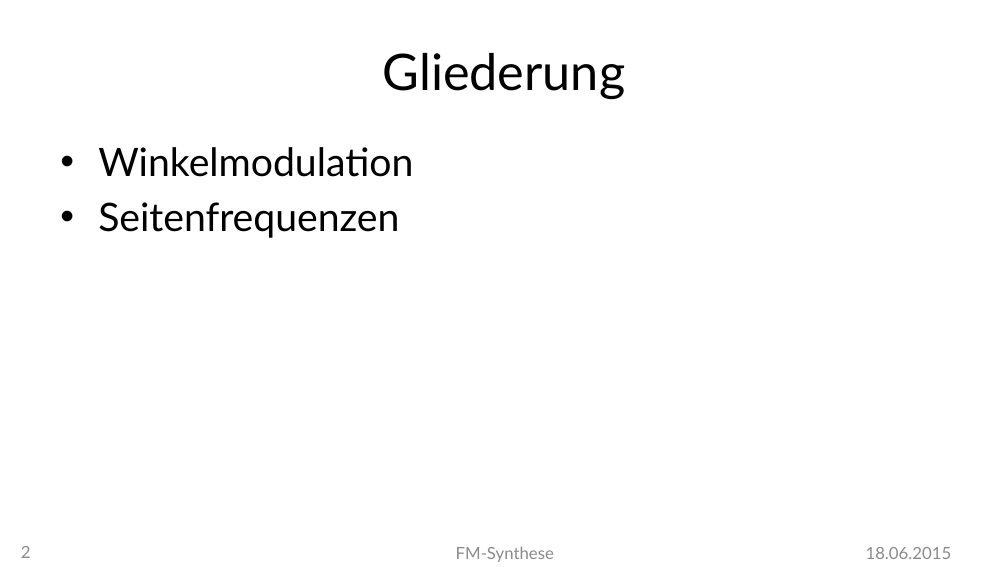
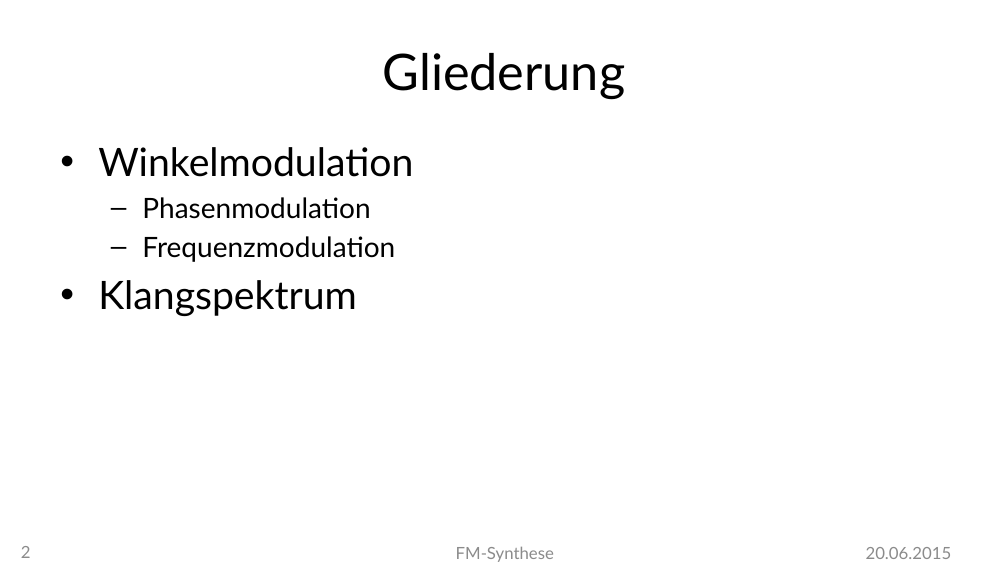
Before and after one commit to MBulli/VSeminar, a slide deck: slide 2 of Praesentation/FMSynthese-Markus.pptx. Drawn at 1008x567 pixels with LibreOffice and Linux fonts; fonts in the diff are those of the drawing; background and template pictures are left out. Boxes give left, top, right and bottom in pixels: in the first picture for what was removed or moved away, otherwise in the second. Text is boxed around its words. In the diff, an @@ line names an element or a change of style, - is before the commit and + after.

```diff
--- a/Praesentation/FMSynthese-Markus.pptx
+++ b/Praesentation/FMSynthese-Markus.pptx
@@ text at [98, 197, 395, 316]: text changed; size 28 to 20 pt @@
-• Seitenfrequenzen
+  – Phasenmodulation
+  – Frequenzmodulation
+• Klangspektrum
@@ text at [866, 547, 952, 559]: text changed @@
-18.06.2015
+20.06.2015
```
Also in this commit, not shown: 18 other slides changed, 18 slides added, 1 slide removed, 7 other files.
